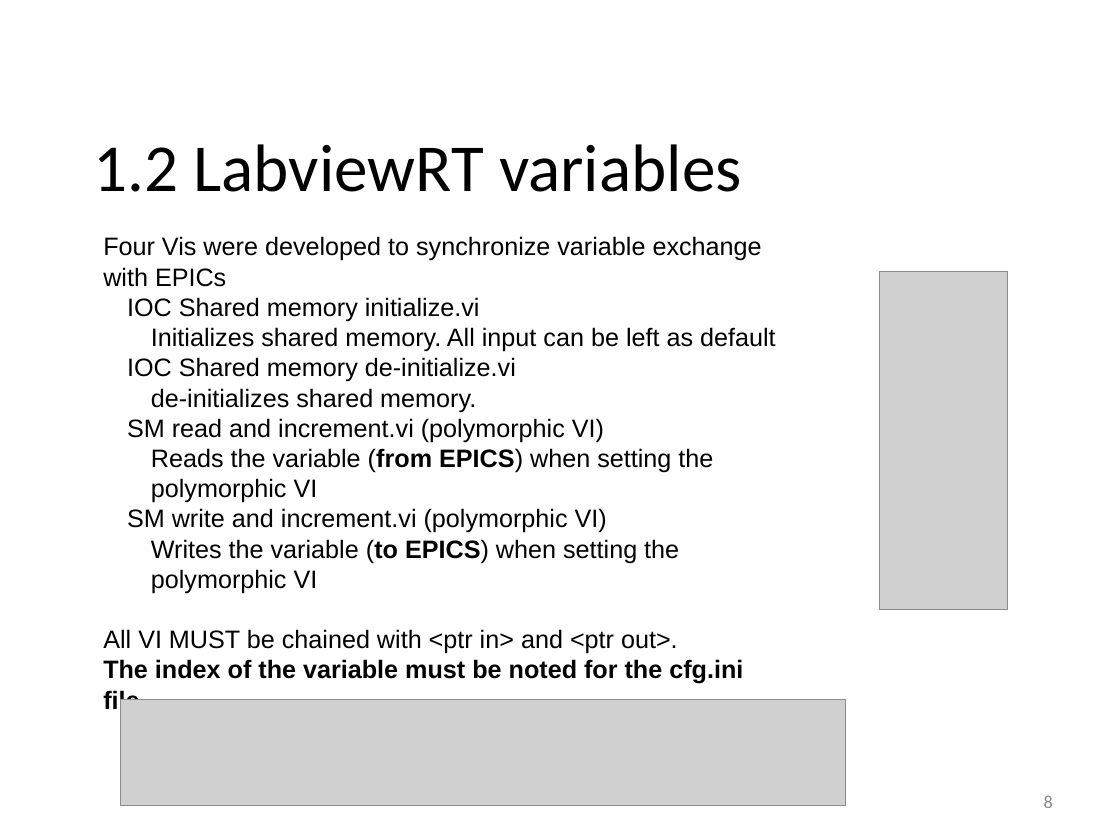
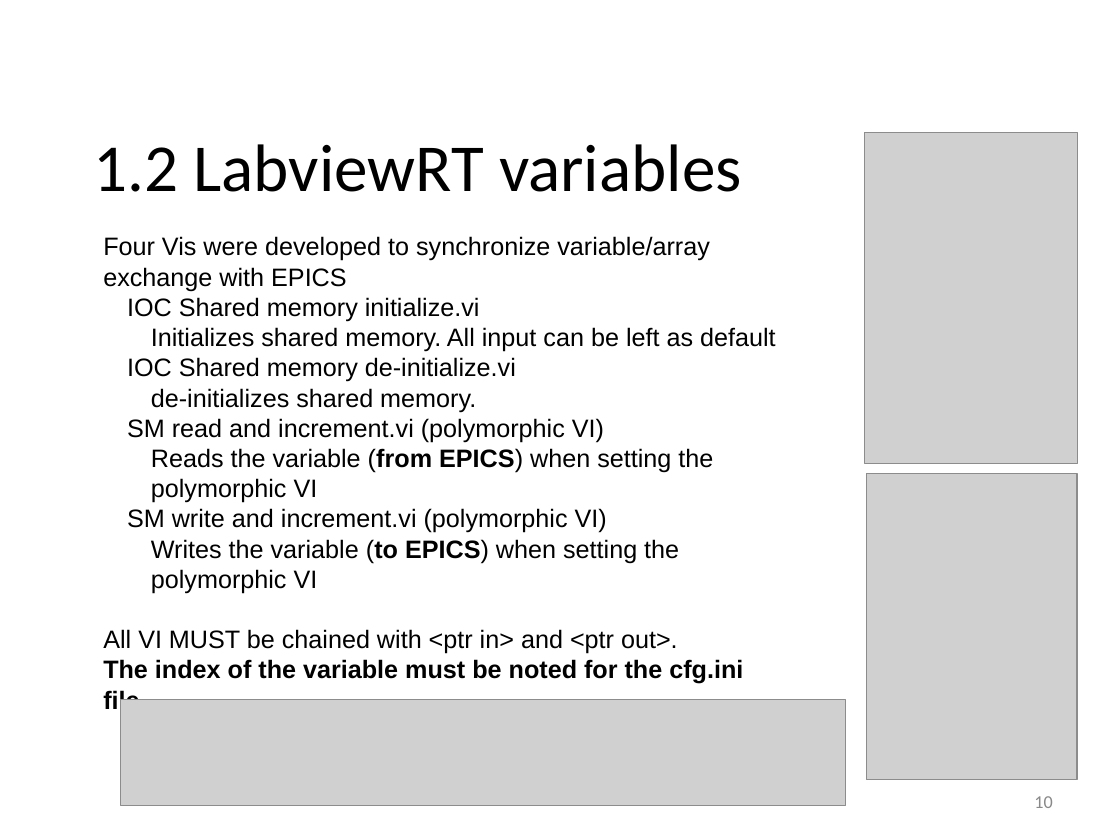
Before and after one commit to lnls-sol/project-nheengatu, a slide deck: slide 10 of docs/CRIO-EPICs-integration.odp (slide 8 before the commit). Drawn at 1120x840 pixels with LibreOffice and Linux fonts; fonts in the diff are those of the drawing; grey boxes stand for pictures; background and template pictures are left out. Boxes give left, top, right and bottom in pixels: in the first picture for what was removed or moved away, otherwise in the second. Text is boxed around its words. In the diff, an @@ line names an element or a change of style, - is before the commit and + after.

```diff
--- a/docs/CRIO-EPICs-integration.odp
+++ b/docs/CRIO-EPICs-integration.odp
@@ picture: place and size @@
-picture at (879,272,1007,609)
+picture at (865,133,1078,463)
@@ text at (103,236,709,291): text changed @@
-Four Vis were developed to synchronize variable exchange with EPICs
+Four Vis were developed to synchronize variable/array exchange with EPICS
@@ picture added at (866,473,1077,780) @@
@@ page number at (1034,796,1052,808): text changed @@
-8
+10
```
Also in this commit, not shown: 15 other slides changed, 8 slides added, 4 slides removed, 2 other files.
